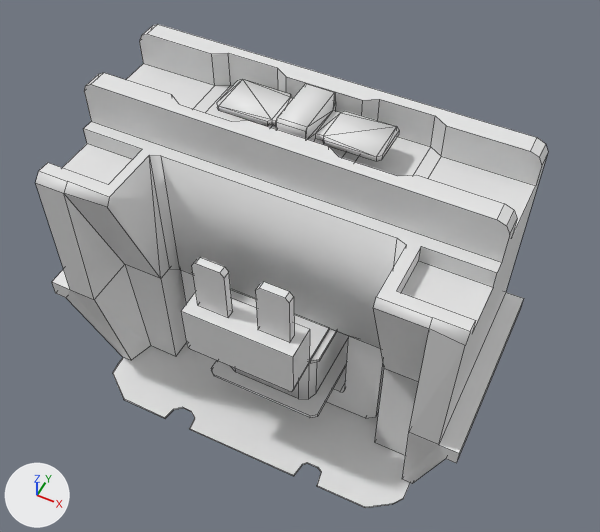
A saved change to the Blender file vl.vlabs.com.ua/models/hvac/contactor/contactor.blend.
Rendered twice from a 50 mm camera at (0.0428, -0.0829, 0.1307) aimed at (0.0017, -0.0006, 0.0279). Every picture has the same lights, and +X, +Y and +Z are marked at lower left. Mesh edges are drawn as thin lines. Materials are left out; every surface is plain grey.
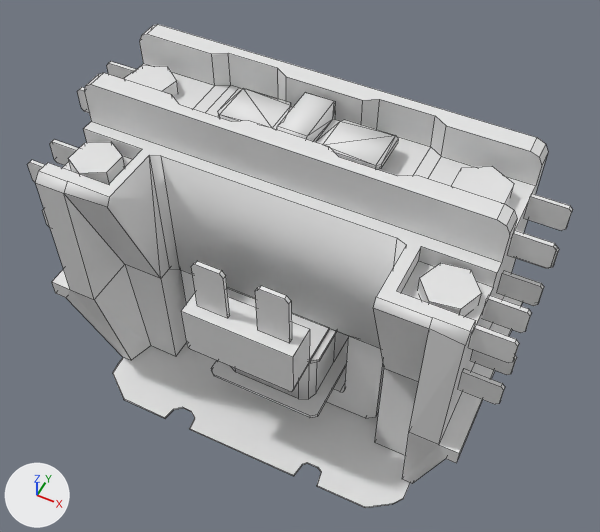
Changed parts and their boxes [x1, y1, x2, y2] in the pictures (600 x 532 px; the box of a moved part takes in the faces that stretch with it):
'Circle', reshaped (7% wider): before [36, 24, 548, 508]; after [27, 24, 573, 508]
'Circle.001', moved: before [217, 79, 399, 161]; after [218, 88, 398, 169]
part 1 of me_circle_001, built on: after [27, 61, 573, 404]
part 2 of me_circle_001, moved or reshaped: before [192, 257, 294, 342]; after [191, 261, 348, 393]

The change, as a diff of the scene's bpy script:
```diff
--- a/vl.vlabs.com.ua/models/hvac/contactor/contactor.blend.py
+++ b/vl.vlabs.com.ua/models/hvac/contactor/contactor.blend.py
@@ me_circle_004 @@
 me_circle_004.from_pydata(...)  # 56 vertices, 65 faces; spans x -0.0132..0.0132, y -0.005..0.0049, z -0.0053..0.0021
 # used by ob_circle_001; location = (0.000388, 0.00411, 0.0551)
+# me_circle_004 part 3: the whole mesh is moved by (0.0, 0.0, 0.0016)
@@ me_circle_001 @@
 # used by ob_circle; location = (0.0, 0.0, 0.0)
-me_circle_001.from_pydata(...)  # 392 vertices, 239 faces; spans x -0.0362..0.0366, y -0.0224..0.0217, z 0.0..0.0564
+me_circle_001.from_pydata(...)  # 668 vertices, 398 faces; spans x -0.0383..0.0396, y -0.0224..0.0217, z 0.0..0.0564
+# me_circle_001 part 1: 24 vertices moved from x -0.0073..0.0086, y 0.0171..0.0185, z 0.0314..0.0414 to x -0.0073..0.0086, y 0.0176..0.0183, z 0.0314..0.0414; 272 vertices added at x -0.0383..0.0396, y -0.0152..0.0084, z 0.0316..0.0527
+# me_circle_001 part 2: 24 vertices moved from x -0.0073..0.0086, y -0.0177..-0.0164, z 0.0314..0.0414 to x -0.0073..0.0086, y -0.0179..-0.0172, z 0.0314..0.0414; 4 vertices added at x -0.0079..0.0091, y -0.0022..-0.0018, z 0.0065..0.0222
@@ ob_circle_001 @@
 ob_circle_001 = bpy.data.objects.new('Circle.001', me_circle_004)
-ob_circle_001.location = (0.000388, 0.00411, 0.0551)
+ob_circle_001.location = (0.000388, 0.00407, 0.0519)
```
